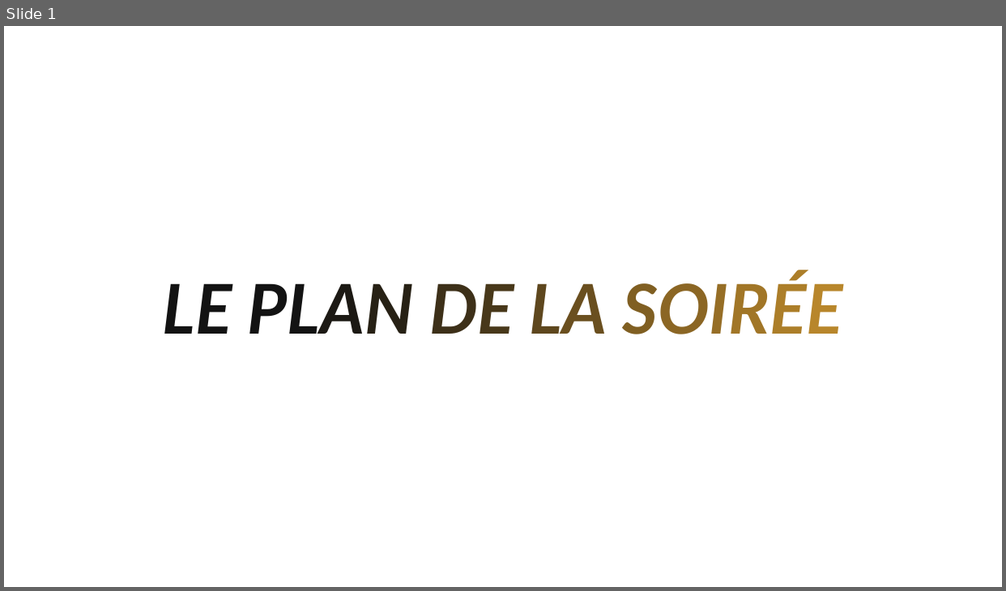
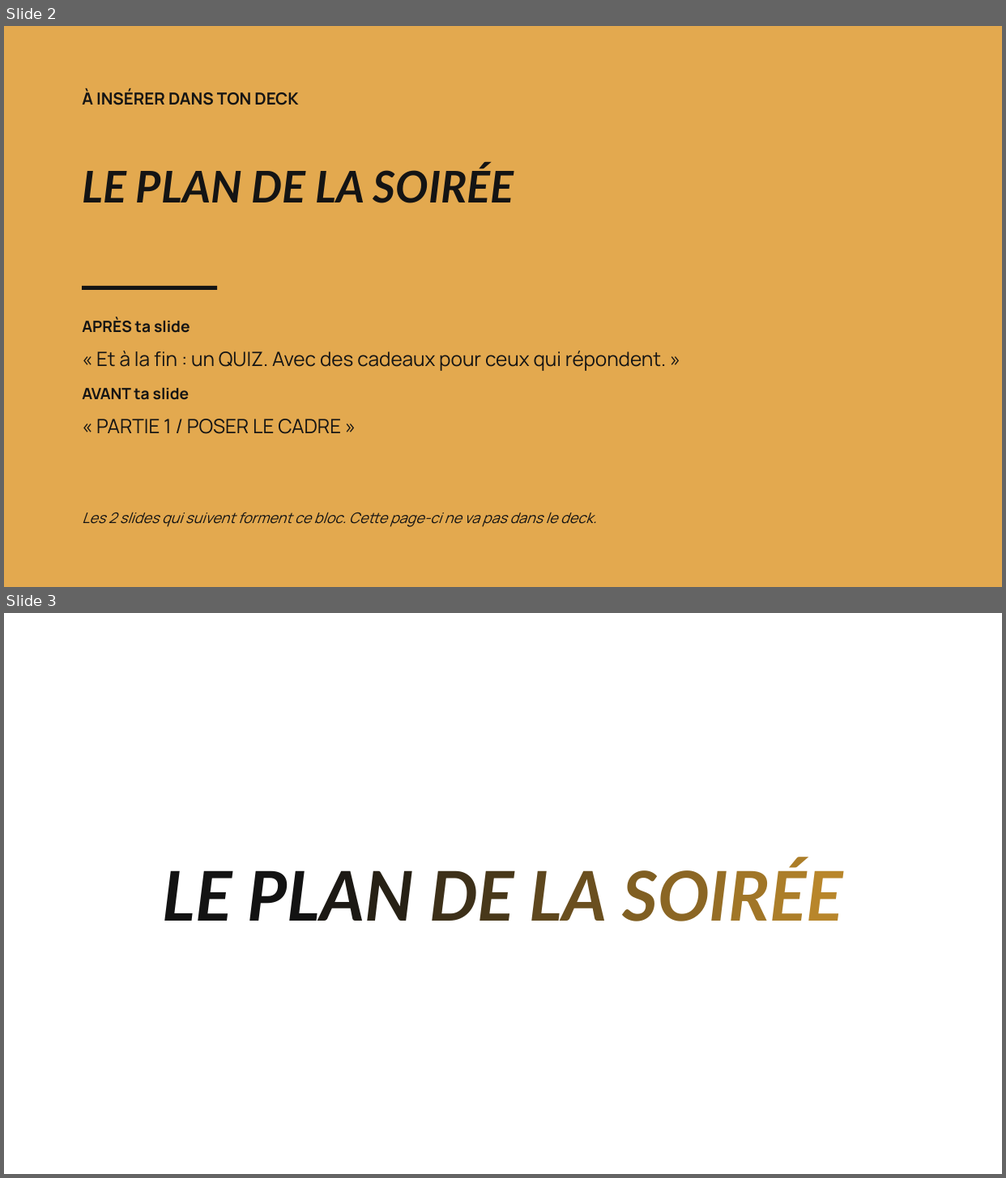
Before and after one commit to Collectif-Tariqa-PRO/ctp-plugin, a slide deck: contenus/deck-webinaire/Pack-2-structure-et-conclusion.pptx. Shown one above the other, each under a label of ours: slide 1 before the commit, slides 2 and 3 after it. The pictures are 1006x591 and 1006x1178 pixels, drawn with LibreOffice and Linux fonts; fonts in the diff are those of the drawing; background and template pictures are left out. Boxes give left, top, right and bottom in pixels: in the first picture for what was removed or moved away, otherwise in the second. Text is boxed around its words. In the diff, an @@ line names an element or a change of style, - is before the commit and + after.

```diff
--- a/contenus/deck-webinaire/Pack-2-structure-et-conclusion.pptx
+++ b/contenus/deck-webinaire/Pack-2-structure-et-conclusion.pptx
@@ slide 2 added at <box>4,26,1002,587</box>, background #FFFFFF @@
@@ rectangle added at <box>4,26,1002,587</box>, fill #E3A94F @@
@@ text added at <box>82,89,298,105</box>, 16 pt, text #141414, bold @@
+À INSÉRER DANS TON DECK
@@ text added at <box>82,165,514,203</box>, 42 pt, text #141414, bold, italic @@
+LE PLAN DE LA SOIRÉE
@@ rectangle added at <box>82,286,217,290</box>, fill #141414 @@
@@ text added at <box>82,318,666,434</box>, 19 pt, text #141414 @@
+APRÈS ta slide
+« Et à la fin : un QUIZ. Avec des cadeaux pour ceux qui répondent. »
+AVANT ta slide
+« PARTIE 1 / POSER LE CADRE »
@@ text added at <box>82,512,597,527</box>, 14 pt, text #141414, italic @@
+Les 2 slides qui suivent forment ce bloc. Cette page-ci ne va pas dans le deck.
@@ what was slide 1 is now slide 3 @@
```
Also in this commit, not shown: 9 other slides added, 1 other file.
